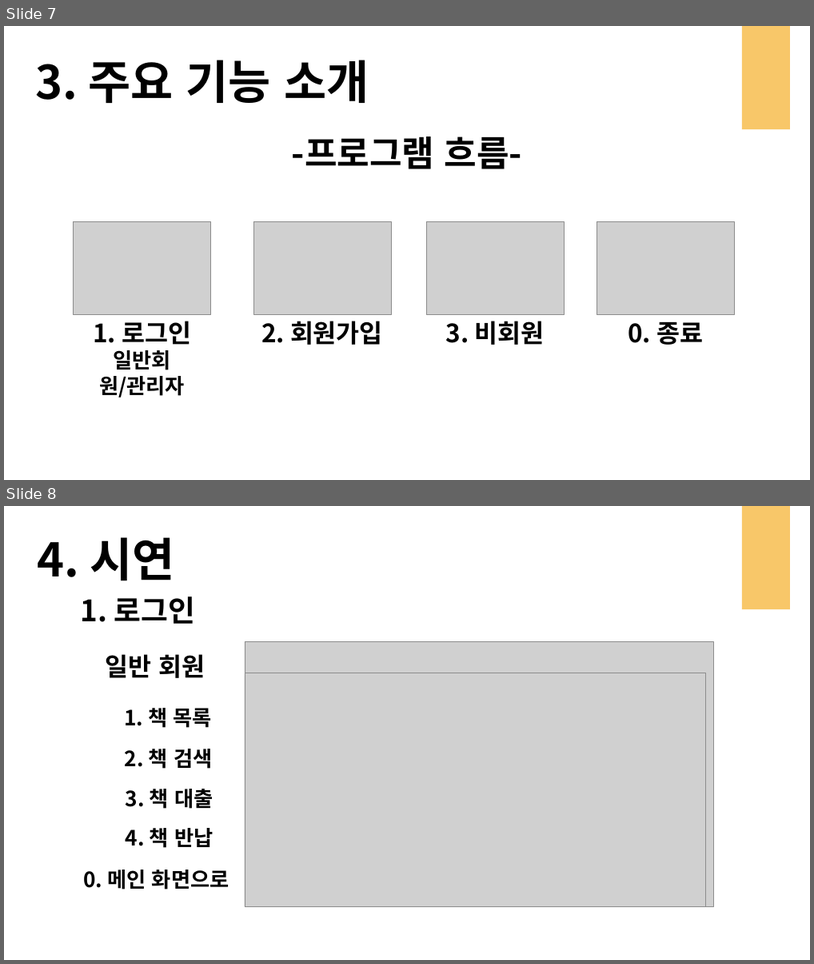
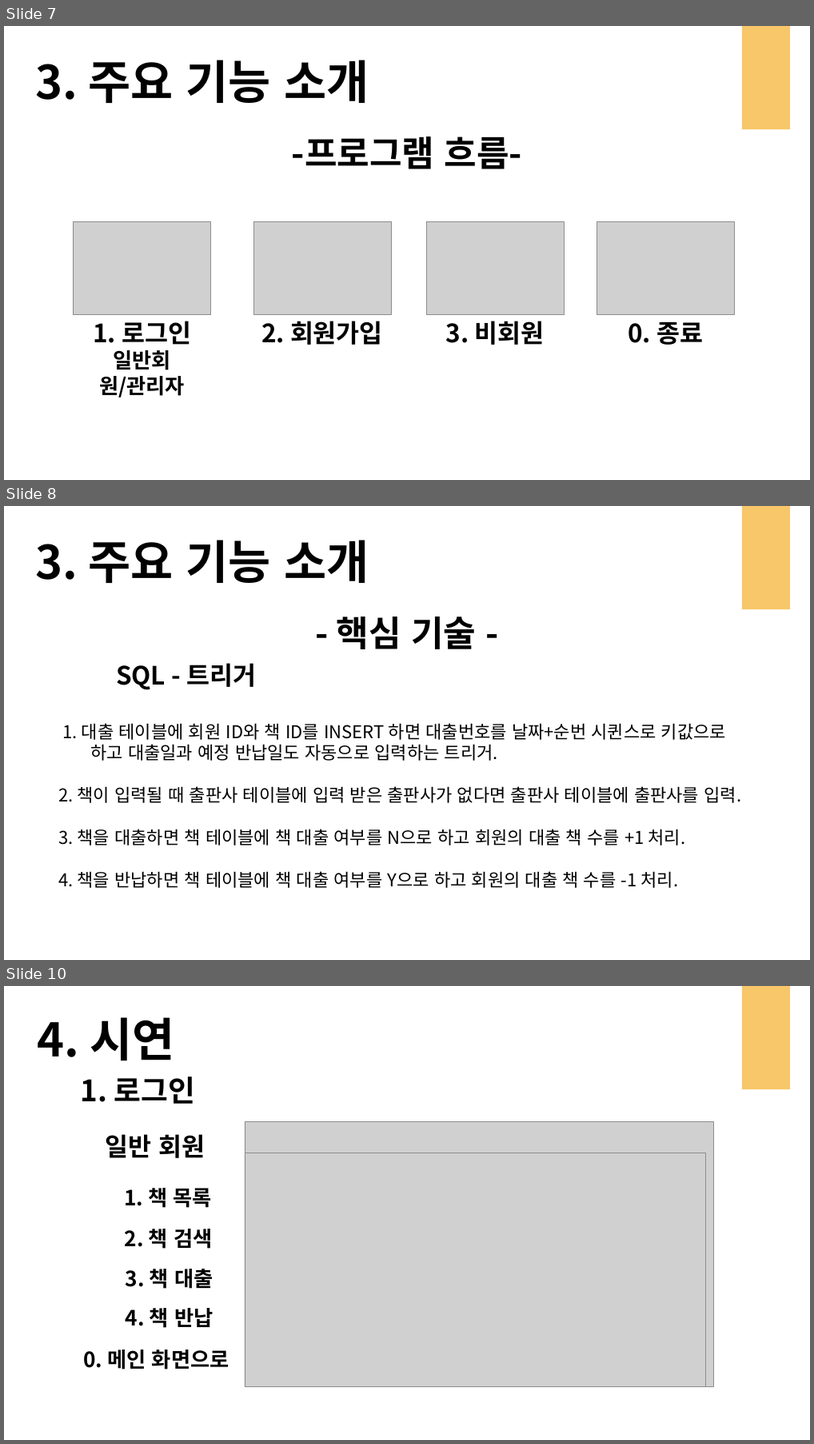
Before and after one commit to bebae/Beginner-Project, a slide deck: JdbcBookLibrary/ppt/도서관리프로그램.pptx. Shown one above the other, each under a label of ours: slides 7 and 8 before the commit, slides 7, 8 and 10 after it; the slides between them are not shown. The pictures are 814x964 and 814x1444 pixels, drawn with LibreOffice and Linux fonts; fonts in the diff are those of the drawing; grey boxes stand for pictures. Boxes give left, top, right and bottom in pixels: in the first picture for what was removed or moved away, otherwise in the second. Text is boxed around its words. In the diff, an @@ line names an element or a change of style, - is before the commit and + after.

```diff
--- a/JdbcBookLibrary/ppt/도서관리프로그램.pptx
+++ b/JdbcBookLibrary/ppt/도서관리프로그램.pptx
@@ slide 8 added at box(4, 506, 810, 960), background #FFFFFF; not listed: 1 template element that a slide beside it also shows @@
@@ text added at box(36, 540, 369, 583), 55 pt, text #000000, bold @@
+3. 주요 기능 소개
@@ text added at box(336, 616, 476, 649), 42 pt, text #000000, bold @@
+- 핵심 기술 -
@@ text added at box(116, 663, 256, 690), 30 pt, text #000000, bold @@
+SQL - 트리거
@@ text added at box(58, 723, 742, 888), 21 pt, text #000000 @@
+1. 대출 테이블에 회원 ID와 책 ID를 INSERT 하면 대출번호를 날짜+순번 시퀸스로 키값으로
+하고 대출일과 예정 반납일도 자동으로 입력하는 트리거.
+2. 책이 입력될 때 출판사 테이블에 입력 받은 출판사가 없다면 출판사 테이블에 출판사를 입력.
+3. 책을 대출하면 책 테이블에 책 대출 여부를 N으로 하고 회원의 대출 책 수를 +1 처리.
+4. 책을 반납하면 책 테이블에 책 대출 여부를 Y으로 하고 회원의 대출 책 수를 -1 처리.
@@ what was slide 8 is now slide 10 @@
```
Also in this commit, not shown: 1 other slide added.
